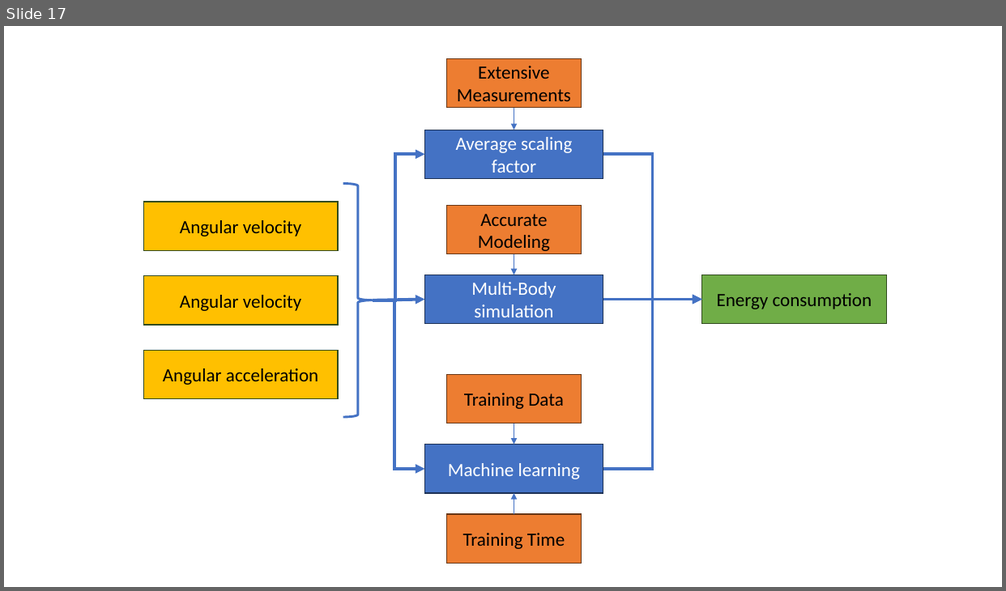
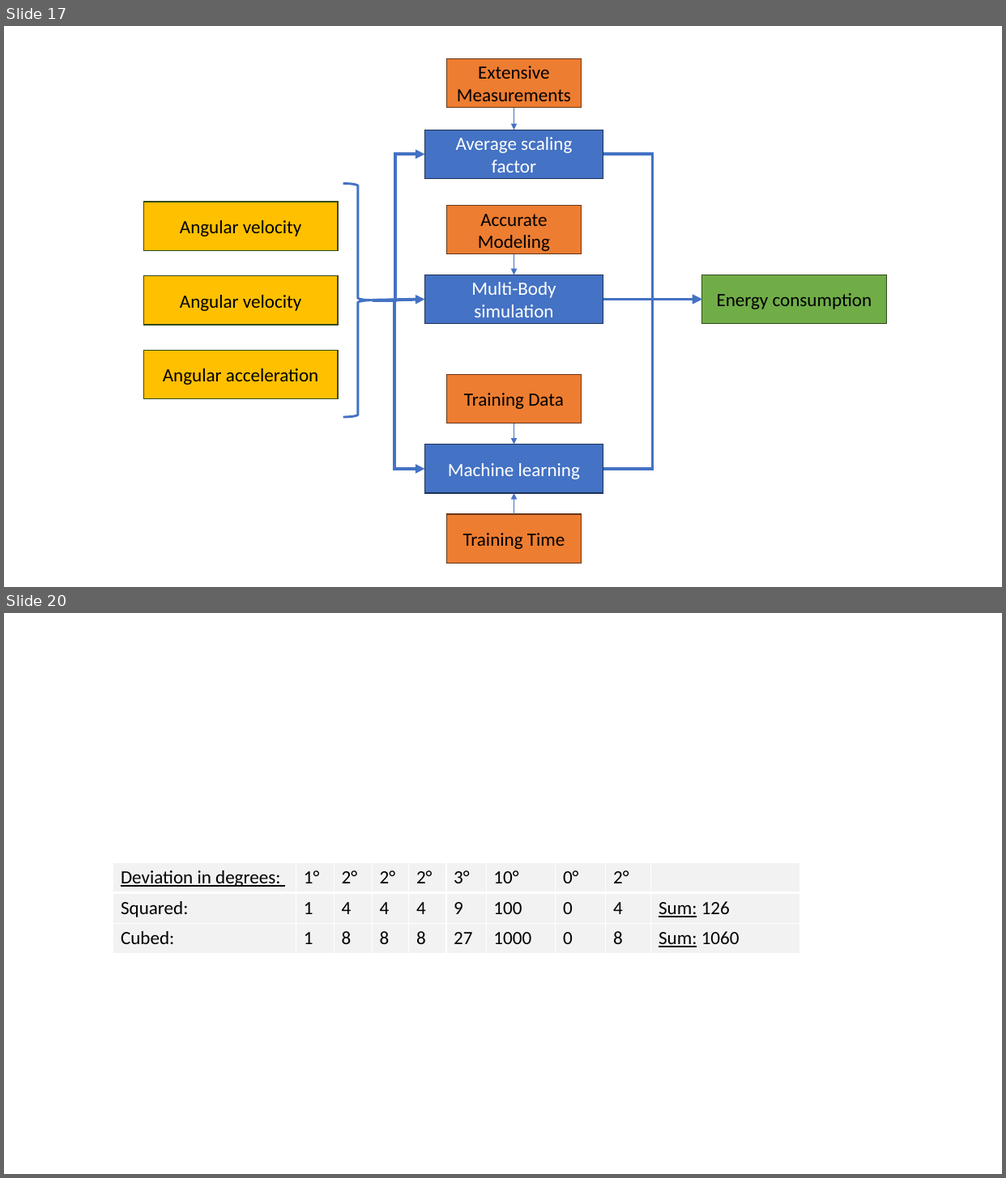
Before and after one commit to JanNalivaika/MASTERS-THESIS, a slide deck: Latex/figures/images.pptx. Shown one above the other, each under a label of ours: slide 17 before the commit, slides 17 and 20 after it; the slides between them are not shown. The pictures are 1006x591 and 1006x1178 pixels, drawn with LibreOffice and Linux fonts; fonts in the diff are those of the drawing. Boxes give left, top, right and bottom in pixels: in the first picture for what was removed or moved away, otherwise in the second. Text is boxed around its words. In the diff, an @@ line names an element or a change of style, - is before the commit and + after.

```diff
--- a/Latex/figures/images.pptx
+++ b/Latex/figures/images.pptx
@@ slide 20 added at bbox=[4, 613, 1002, 1174], background #FFFFFF @@
@@ table added at bbox=[113, 863, 800, 954], 3 rows, 10 columns @@
+Deviation in degrees: | 1° | 2° | 2° | 2° | 3° | 10° | 0° | 2° | 
+Squared: | 1 | 4 | 4 | 4 | 9 | 100 | 0 | 4 | Sum: 126
+Cubed: | 1 | 8 | 8 | 8 | 27 | 1000 | 0 | 8 | Sum: 1060
```
Also in this commit, not shown: 1 other slide added, 16 other files.
